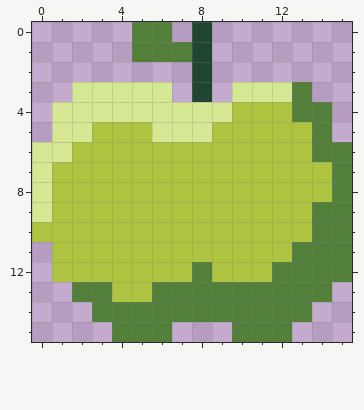
File history of a pixel-art sprite, android/assets/apple.png. The picture above was drawn from the file before the commit.
The file is 16x16 pixels.
Now the later version:
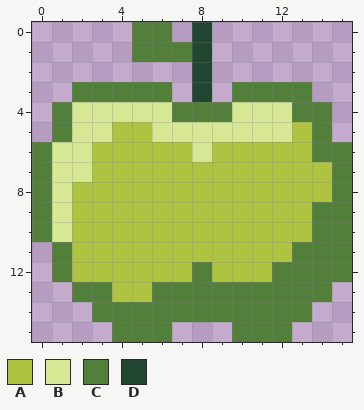
Palette (. is transparent): A #aec440  B #d7e894  C #527f39  D #204631
What changed:
@@ x 0..15 @@
  2 ........D.......
- 3 ..BBBBB.D.BBBC..
- 4 .BBBBBBBBBAAACC.
- 5 .BBAAABBBAAAAAC.
- 6 BBAAAAAAAAAAAACC
- 7 BAAAAAAAAAAAAAAC
- 8 BAAAAAAAAAAAAAAC
- 9 BAAAAAAAAAAAAACC
-10 AAAAAAAAAAAAAACC
-11 .AAAAAAAAAAAACCC
-12 .AAAAAAACAAACCCC
+ 3 ..CCCCC.D.CCCC..
+ 4 .CBBBBBCCCBBBCC.
+ 5 .CBBAABBBBBBBAC.
+ 6 CBBAAAAABAAAAACC
+ 7 CBBAAAAAAAAAAAAC
+ 8 CBAAAAAAAAAAAAAC
+ 9 CBAAAAAAAAAAAACC
+10 CBAAAAAAAAAAAACC
+11 .CAAAAAAAAAAACCC
+12 .CAAAAAACAAACCCC
 13 ..CCAACCCCCCCCC.
Changed places in both pictures, as pixel boxes (x1, y1, x2, y2):
changed: (32, 82, 292, 282)
